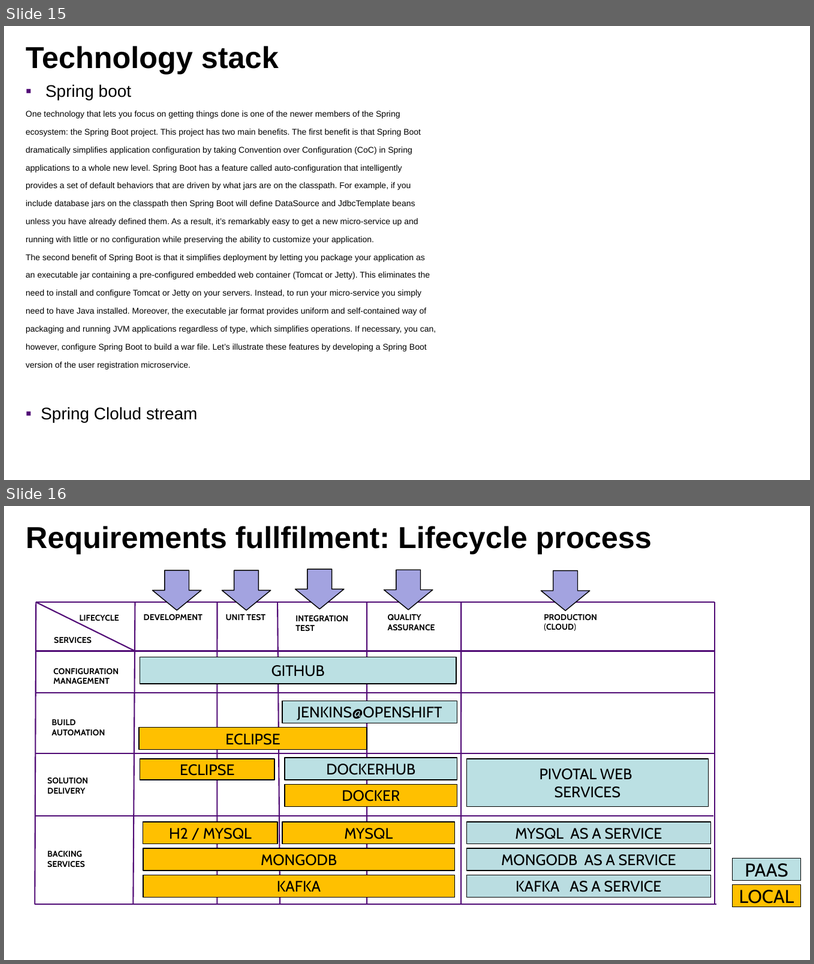
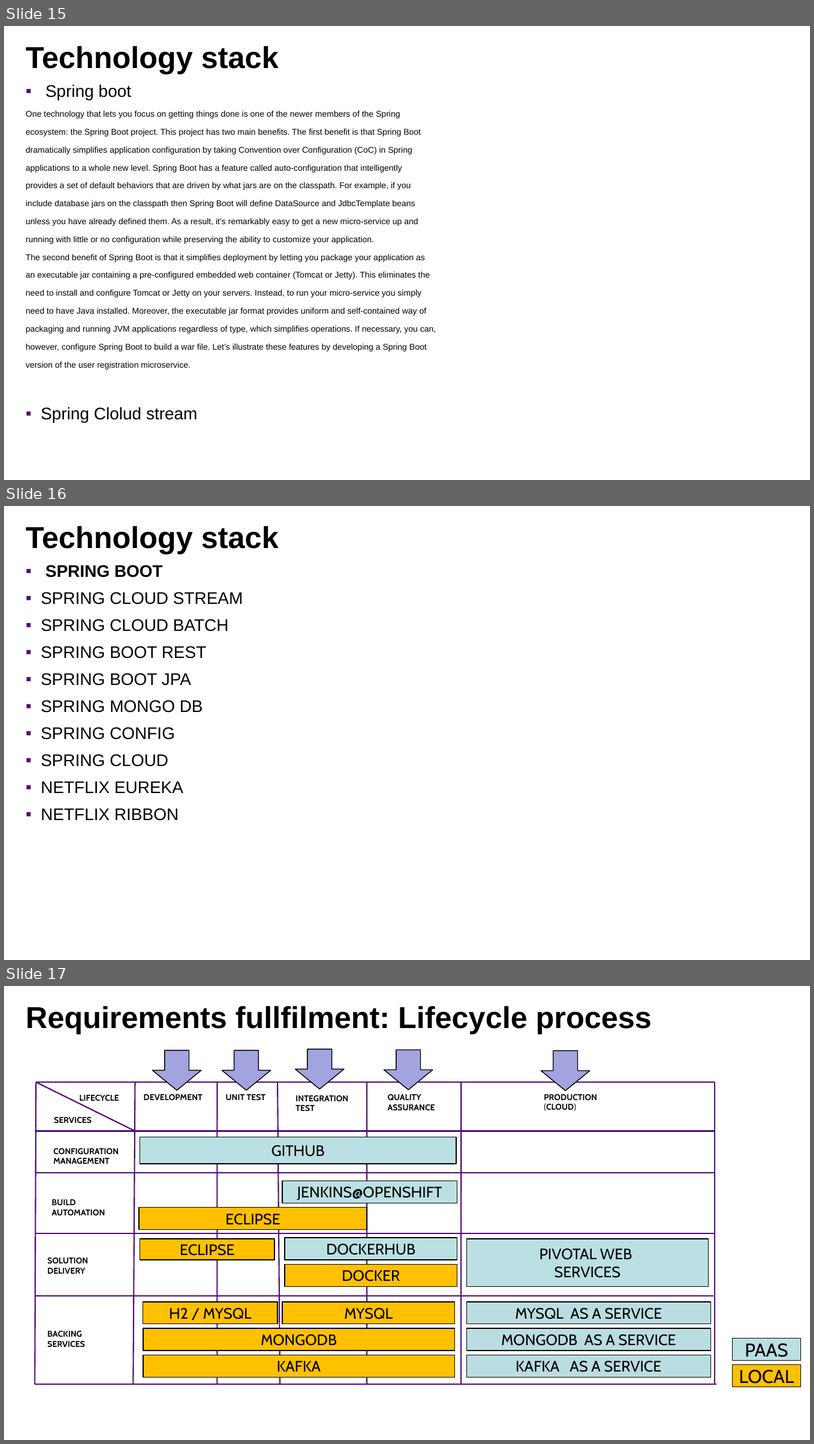
Before and after one commit to lbennardis/microS_code2016_DOCS, a slide deck: luigiBennardisMicroservices.pptx. Shown one above the other, each under a label of ours: slides 15 and 16 before the commit, slides 15, 16 and 17 after it. The pictures are 814x964 and 814x1444 pixels, drawn with LibreOffice and Linux fonts; fonts in the diff are those of the drawing; background and template pictures are left out. Boxes give left, top, right and bottom in pixels: in the first picture for what was removed or moved away, otherwise in the second. Text is boxed around its words. In the diff, an @@ line names an element or a change of style, - is before the commit and + after.

```diff
--- a/luigiBennardisMicroservices.pptx
+++ b/luigiBennardisMicroservices.pptx
@@ slide 16 added at (4, 506, 810, 960), background picture (left out) @@
@@ title added at (26, 526, 279, 554), 72 pt, text #000000, bold @@
+Technology stack
@@ text added at (41, 565, 243, 820), 40 pt, text #000000 @@
+▪ SPRING BOOT
+▪ SPRING CLOUD STREAM
+▪ SPRING CLOUD BATCH
+▪ SPRING BOOT REST
+▪ SPRING BOOT JPA
+▪ SPRING MONGO DB
+▪ SPRING CONFIG
+▪ SPRING CLOUD
+▪ NETFLIX EUREKA
+▪ NETFLIX RIBBON
@@ what was slide 16 is now slide 17 @@
```
Also in this commit, not shown: 11 slides changed, 1 other slide added, 1 slide removed.
